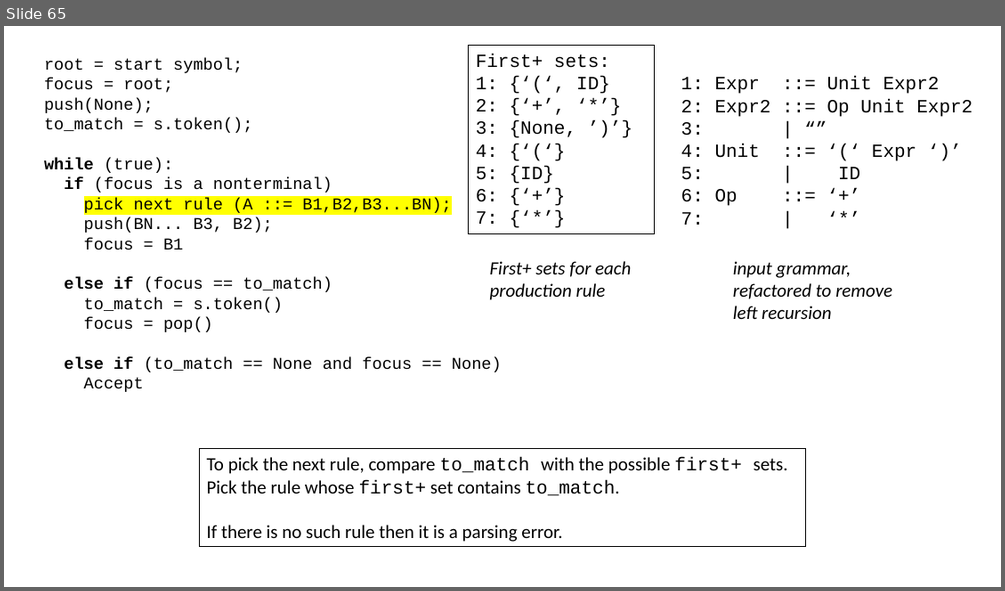
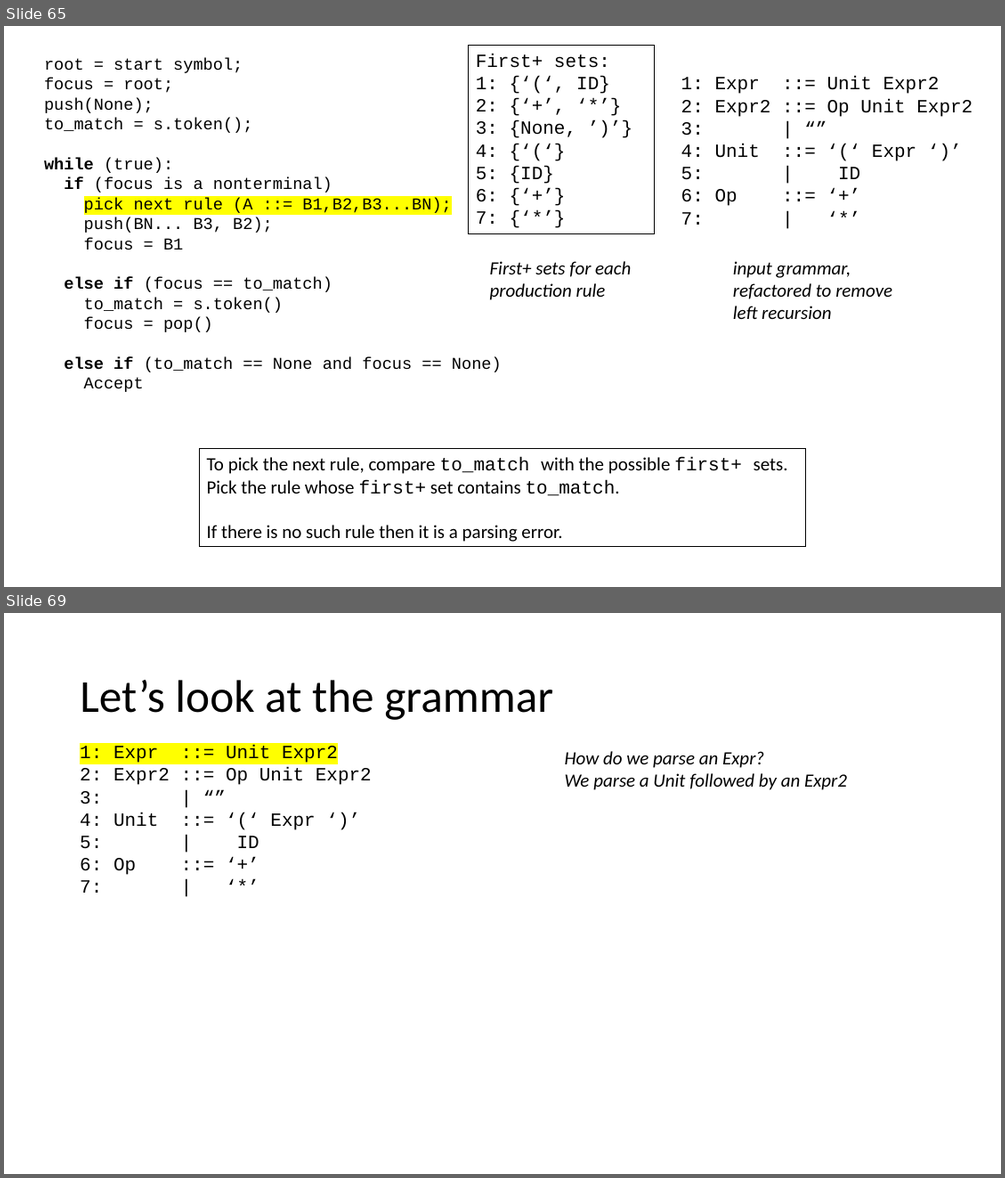
Before and after one commit to siero/CSE110A-W26, a slide deck: PDFS/C110-09-TOP-DOWN-PARSING.pptx. Shown one above the other, each under a label of ours: slide 65 before the commit, slides 65 and 69 after it; the slides between them are not shown. The pictures are 1005x591 and 1005x1178 pixels, drawn with LibreOffice and Linux fonts; fonts in the diff are those of the drawing. Boxes give left, top, right and bottom in pixels: in the first picture for what was removed or moved away, otherwise in the second. Text is boxed around its words. In the diff, an @@ line names an element or a change of style, - is before the commit and + after.

```diff
--- a/PDFS/C110-09-TOP-DOWN-PARSING.pptx
+++ b/PDFS/C110-09-TOP-DOWN-PARSING.pptx
@@ slide 69 added at (4, 613, 1001, 1174), background #FFFFFF @@
@@ title added at (80, 680, 553, 720), 44 pt, text #000000 @@
+Let’s look at the grammar
@@ text added at (80, 745, 372, 892), 18 pt, text #000000 @@
+1: Expr ::= Unit Expr2
+2: Expr2 ::= Op Unit Expr2
+3: | “”
+4: Unit ::= ‘(‘ Expr ‘)’
+5: | ID
+6: Op ::= ‘+’
+7: | ‘*’
@@ text added at (565, 751, 847, 790), 18 pt, text #000000, italic @@
+How do we parse an Expr?
+We parse a Unit followed by an Expr2
```
Also in this commit, not shown: 1 slide changed, 13 other slides added, 1 other file.
